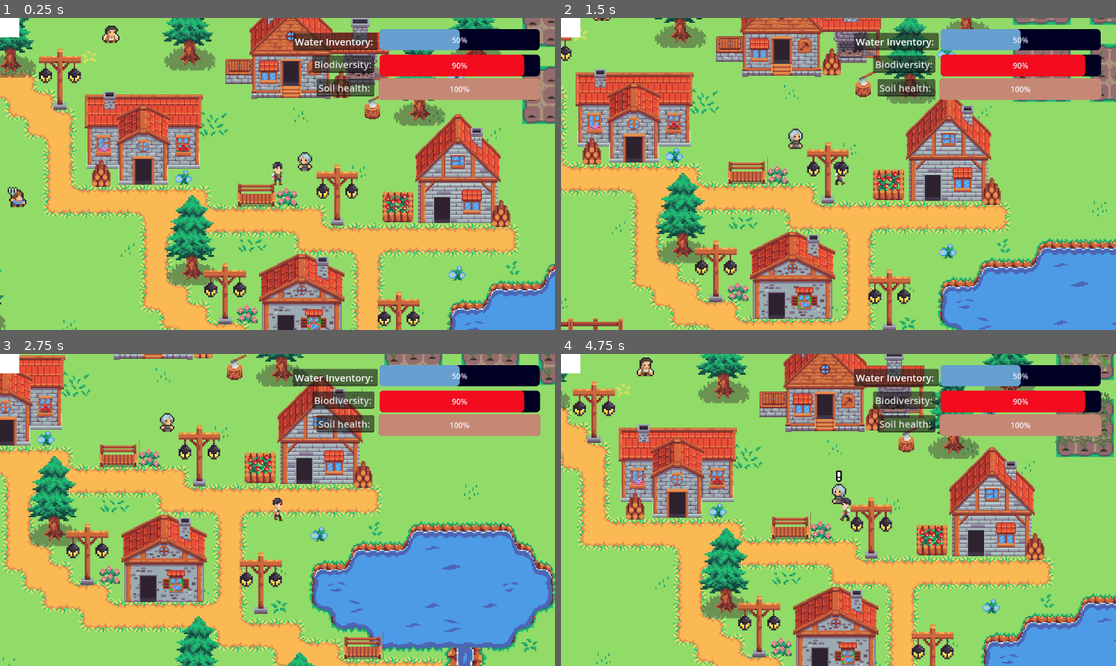
Above: before the commit, frames 1-4 (two rows, left to right).
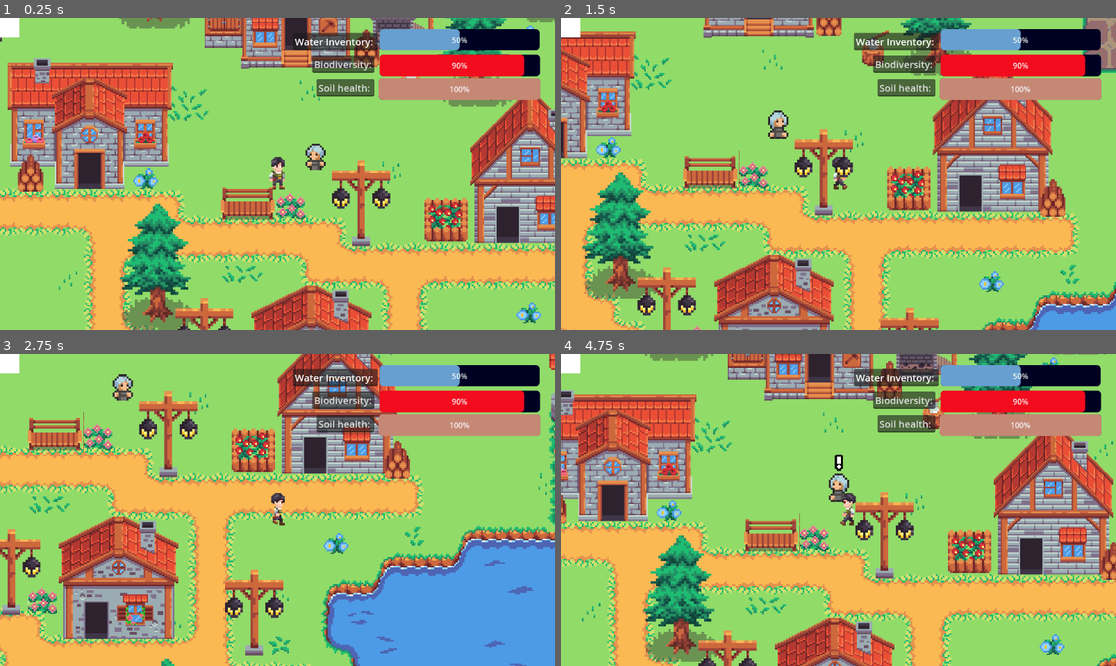
Above: after the commit, the same moments.

Repository: Sakesh-A/Game-Jam-Repo
Game: Godot game, scene res://scenes/game.tscn
The game is run twice, just before and just after one commit, with the same random seed, the same clock (stepped at 60 frames per second) and the same inputs.
Inputs:
- Up to frame 1 (0.25 s): no input
- Up to frame 2 (1.5 s): hold Right (ui_right) 0.53-1.28 s; tap Space (interact) at 0.6, 1.35 s; hold Down (ui_down) from 1.28 s (still down)
- Up to frame 3 (2.75 s): release Down (ui_down) at 2.03 s; hold Right (ui_right) from 2.03 s (still down); tap Space (interact) at 2.1 s
- Up to frame 4 (4.75 s): release Right (ui_right) at 2.78 s; hold Up (ui_up) 2.78-3.53 s; tap Space (interact) at 2.85, 3.6, 4.35 s; hold Left (ui_left) from 3.53 s (still down)

The runs differ from the first frame. In frame 1, 65% of the frame differs, in the area x 0-100%, y 0-100%; in frame 2, 64%; in frame 3, 56%; in frame 4, 67%.

Commit message:
more irrigation

Diff:
--- /dev/null
+++ b/scenes/Well.tscn
@@ -0,0 +1,21 @@
+[gd_scene load_steps=3 format=3 uid="uid://b4sbqesar274i"]
+
+[ext_resource type="Texture2D" uid="uid://cer6o2onihbwu" path="res://assets/sprites/objects.png" id="1_gjasb"]
+
+[sub_resource type="CapsuleShape2D" id="CapsuleShape2D_avsvi"]
+radius = 61.0
+height = 122.0
+
+[node name="well" type="StaticBody2D"]
+
+[node name="Sprite2D" type="Sprite2D" parent="."]
+position = Vector2(7, -49)
+rotation = -0.0024358
+scale = Vector2(5.9044, 5.27596)
+texture = ExtResource("1_gjasb")
+region_enabled = true
+region_rect = Rect2(213.185, 223.859, 39.7757, 47.2831)
+
+[node name="CollisionShape2D" type="CollisionShape2D" parent="."]
+position = Vector2(-3, -3)
+shape = SubResource("CapsuleShape2D_avsvi")
--- a/scenes/game.tscn
+++ b/scenes/game.tscn
@@ -31,6 +31,7 @@
 [ext_resource type="PackedScene" uid="uid://b8hpmq4l6hy01" path="res://scenes/irrigation_channel.tscn" id="30_m0jmy"]
 [ext_resource type="PackedScene" path="res://scenes/onion.tscn" id="30_sgl2t"]
 [ext_resource type="PackedScene" uid="uid://c6iqwo6p5u5l0" path="res://scenes/waterfall.tscn" id="31_bm1bo"]
+[ext_resource type="PackedScene" uid="uid://b4sbqesar274i" path="res://scenes/Well.tscn" id="32_ru2y7"]
 
 [sub_resource type="StyleBoxFlat" id="StyleBoxFlat_gee14"]
 bg_color = Color(0, 0, 0.133333, 1)
@@ -780,3 +781,13 @@
 [node name="Waterfall" parent="." instance=ExtResource("31_bm1bo")]
 position = Vector2(2707, 2475)
 rotation = 0.0168293
+
+[node name="Irrigation5" parent="." instance=ExtResource("30_m0jmy")]
+position = Vector2(2815, 1053)
+
+[node name="Irrigation6" parent="." instance=ExtResource("30_m0jmy")]
+position = Vector2(2812, 899)
+
+[node name="well" parent="." instance=ExtResource("32_ru2y7")]
+z_index = 1
+position = Vector2(2815, 776)
--- a/scenes/player.tscn
+++ b/scenes/player.tscn
@@ -118,4 +118,4 @@
 shape = SubResource("CircleShape2D_g2els")
 
 [node name="Camera2D" type="Camera2D" parent="."]
-zoom = Vector2(0.5, 0.5)
+zoom = Vector2(0.7, 0.7)
Not shown: 1 places in scenes/game.tscn that only renumber resources
Not shown: 1 places in scenes/player.tscn that only renumber resources
